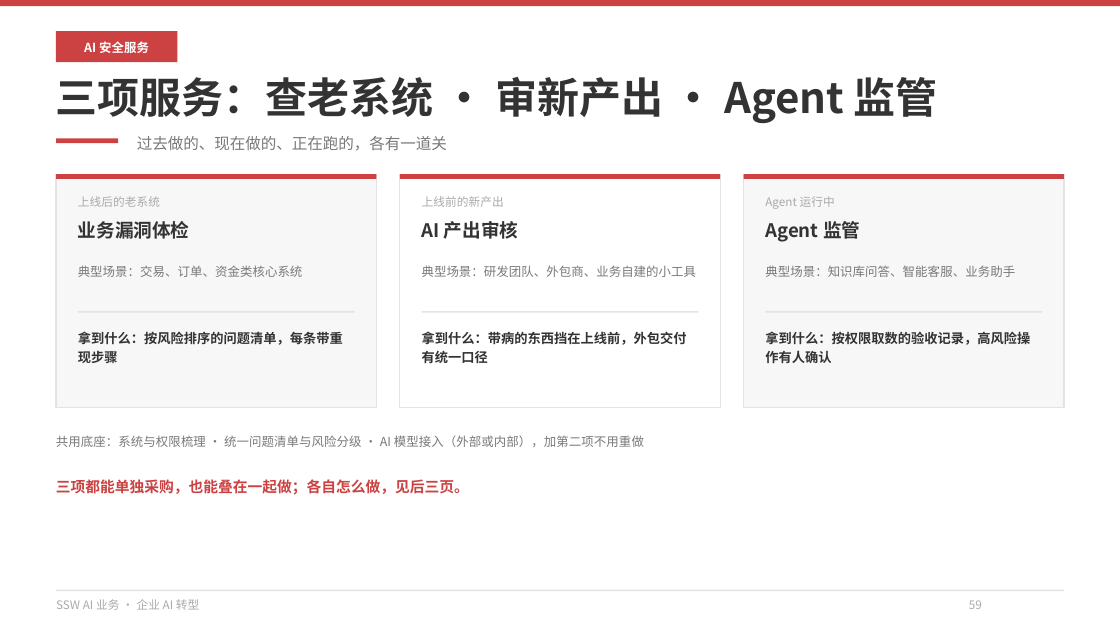
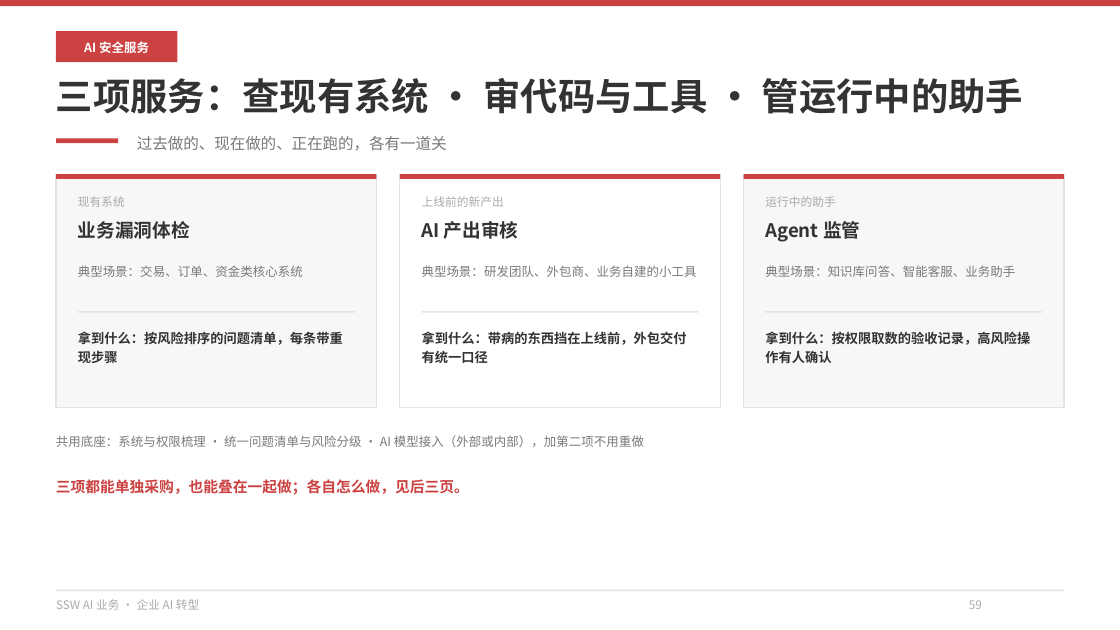
Before and after one commit to hveraus/ssw-business, a slide deck: slide 59 of SSW AI 业务_v2/SSW AI 业务_v3.pptx. Drawn at 1120x630 pixels with LibreOffice and Linux fonts; fonts in the diff are those of the drawing. Boxes give left, top, right and bottom in pixels: in the first picture for what was removed or moved away, otherwise in the second. Text is boxed around its words. In the diff, an @@ line names an element or a change of style, - is before the commit and + after.

Commit message:
第八部分措辞按评审改写（12 处）
- P58 分隔页：改为「现有安全工具继续用，业务权限和流程还要单独验证」，导览行「查系统 · 审代码 · 管助手」
- P60 盲区页：标题改「哪些业务风险需要单独验证？」，页底改「现有安全工具继续用，业务权限和流程单独验证」
- P59 三项服务：标题改「查现有系统 · 审代码与工具 · 管运行中的助手」，卡标签改「现有系统 / 运行中的助手」
- P61 服务一：问题条以「攻击者可以借助 AI 批量尝试」开头并接订单权限例子；四步改动词「多权限账号验证 / 确认影响并出报告」
- P62 服务二：标题改「AI 写的代码、员工搭的工具，上线前怎么审？」，成果改「员工自建工具上线前完成权限和数据检查」
- P63 服务三：副标改「AI 按用户权限取数，关键操作经授权人员确认；先评估现有模型与平台能接入哪些控制」
- P64 架构：标题改「数据存在哪，什么情况下会发给外部模型？」
- P65 报告：标题改「一条安全问题，报告里怎么写？」，三项改影响/修复建议/复测结果，页底与「SSW 内部实践」标签同步
- P66 诊断：标题改「选一个模块，做一次 3 天安全诊断」，副标写交付内容，不收费口径并入页底
- P34 数据安全：副标改「部署前，先和你确认这四件事」，第三卡改「哪些数据可以发给外部模型」

```diff
--- a/SSW AI 业务_v2/SSW AI 业务_v3.pptx
+++ b/SSW AI 业务_v2/SSW AI 业务_v3.pptx
@@ text at (56, 78, 1023, 114): text changed; size 27 to 24 pt @@
-三项服务：查老系统 · 审新产出 · Agent 监管
+三项服务：查现有系统 · 审代码与工具 · 管运行中的助手
@@ text at (78, 196, 125, 207): text changed @@
-上线后的老系统
+现有系统
@@ text at (765, 196, 835, 207): text changed @@
-Agent 运行中
+运行中的助手
```
Also in this commit, not shown: 10 other slides changed, 1 other file.
